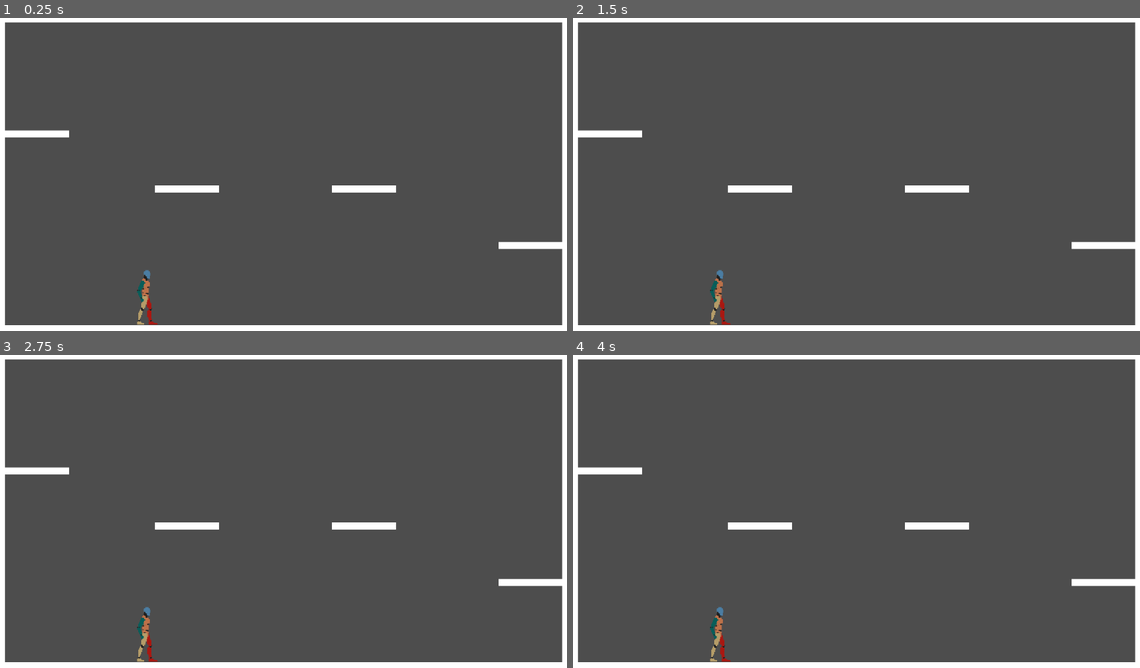
Above: before the commit, frames 1-4 (two rows, left to right).
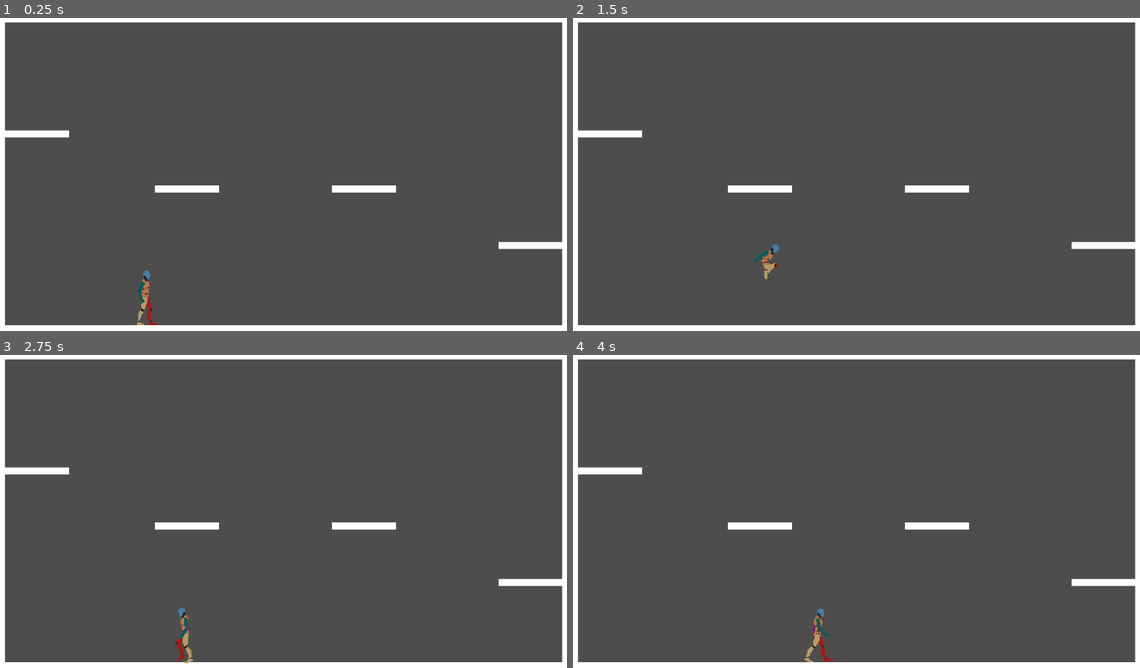
Above: after the commit, the same moments.

Repository: ManasMakde/act-godot
Game: Godot game, scene res://levels/main.tscn
The game is run twice, just before and just after one commit, with the same random seed, the same clock (stepped at 60 frames per second) and the same inputs.
Inputs:
- Up to frame 1 (0.25 s): no input
- Up to frame 2 (1.5 s): tap Enter at 0.5 s; hold Right (ui_right) from 0.53 s (still down); tap Up (ui_up) at 0.77 s
- Up to frame 3 (2.75 s): tap Up (ui_up) at 1.52 s; release Right (ui_right) at 2.03 s; hold Left (ui_left) from 2.03 s (still down)
- Up to frame 4 (4 s): release Left (ui_left) at 2.78 s; hold Right (ui_right) from 2.78 s (still down); tap Up (ui_up) at 3.02, 3.77 s

The runs differ from the first frame. In frame 1, 0.1% of the frame differs, in the area x 24-28%, y 80-99%; in frame 2, 0.4%; in frame 3, 0.5%; in frame 4, 0.5%, in the area x 24-46%, y 80-99%.
Error before the commit: Parse Error: Could not resolve class "LocomotionActs", because of a parser error. (res://scripts/act_bot.gd:18)

Commit message:
Added is_active() & get_status() Fixed incorrect for _first_key() Updated README to reflect changes

Diff:
--- a/demo/act_pattern/act.gd
+++ b/demo/act_pattern/act.gd
@@ -188,6 +188,8 @@
 	return _performed_on_tick != -1 || _performed_on_physics_tick != -1
 func is_ongoing() -> bool:
 	return _status != Status.NONE
+func is_active() -> bool:
+	return _status != Status.NONE && _status != Status.PROLOGUING;
 func is_enabled() -> bool:
 	return !_blocked_by_acts.has(self)
 func is_blocked() -> bool:
@@ -199,8 +201,6 @@
 	return _blocked_by_acts.size() != 0
 func can_tick(type: TickFlags) -> bool:
 	return bool(_tick_flags & type)
-func get_outcome() -> Outcome:
-	return _outcome
 func get_theater() -> Theater:
 	return _theater
 func get_owner() -> Node:
@@ -211,6 +211,10 @@
 
 
 	return _theater.get_parent()
+func get_status() -> Status:
+	return _status
+func get_outcome() -> Outcome:
+	return _outcome
 func get_delta() -> float:
 	return _theater.get_process_delta_time() if _theater != null else 0.0
 func get_physics_delta() -> float:
@@ -428,8 +432,10 @@
 			return true
 	return false
 static func _first_key(dict: Dictionary[Act, bool]) -> Act:  # Get first key of dict
-	for(act: Act in dict):
+	for act: Act in dict:
 		return act
+
+	return null
 func _can_perform_impl() -> bool:
 
 	# Return if null theater
Not shown, changed: README.md
